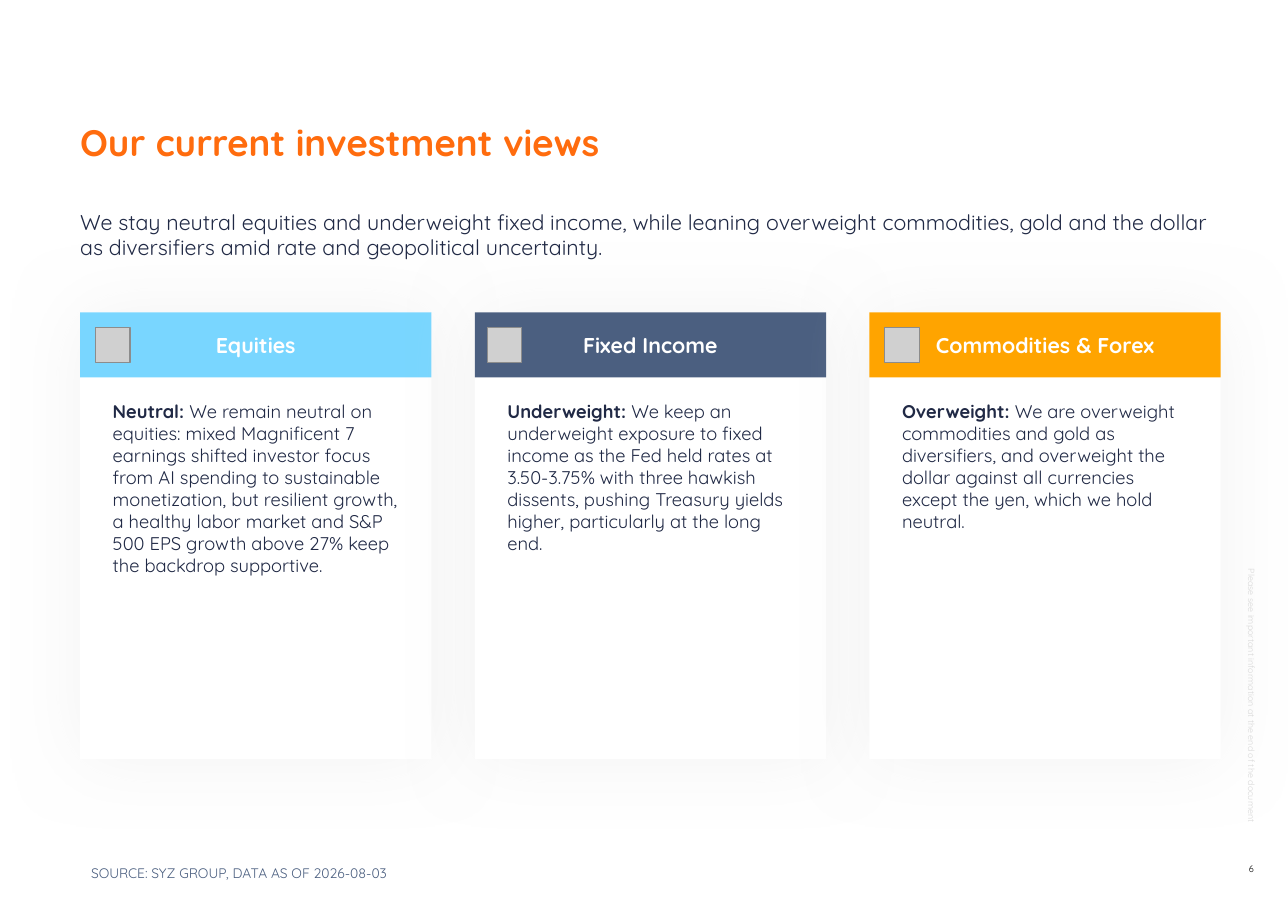
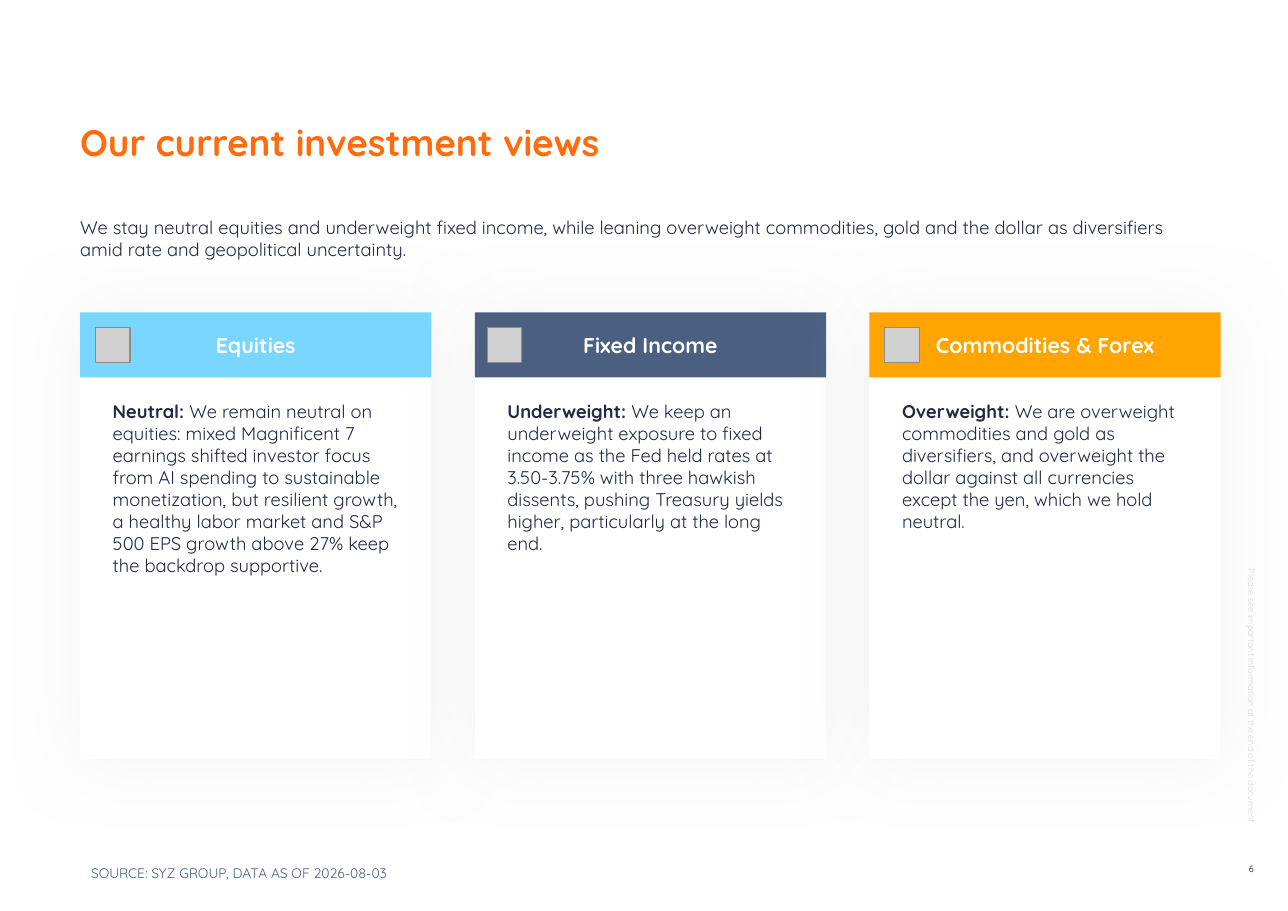
Before and after one commit to jb-db05/Investment_Proposal, a slide deck: slide 6 of investment-proposal-builder/assets/template.pptx. Drawn at 1288x911 pixels with LibreOffice and Linux fonts; fonts in the diff are those of the drawing; grey boxes stand for pictures; background and template pictures are left out. Boxes give left, top, right and bottom in pixels: in the first picture for what was removed or moved away, otherwise in the second. Text is boxed around its words. In the diff, an @@ line names an element or a change of style, - is before the commit and + after.

```diff
--- a/investment-proposal-builder/assets/template.pptx
+++ b/investment-proposal-builder/assets/template.pptx
@@ text "We stay neutral equities and ..." at (x1=80, y1=220, x2=1164, y2=260): size 14 to 12 pt @@
```
Also in this commit, not shown: 8 other slides changed, 3 other files.
